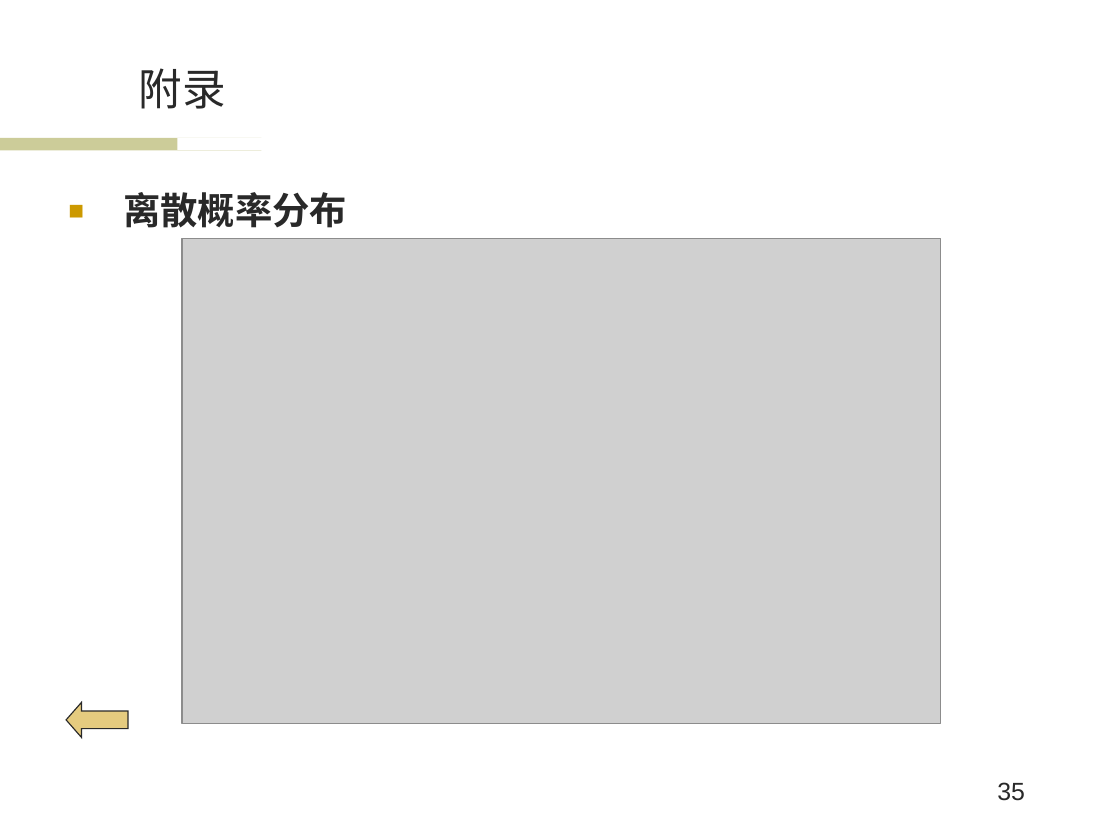
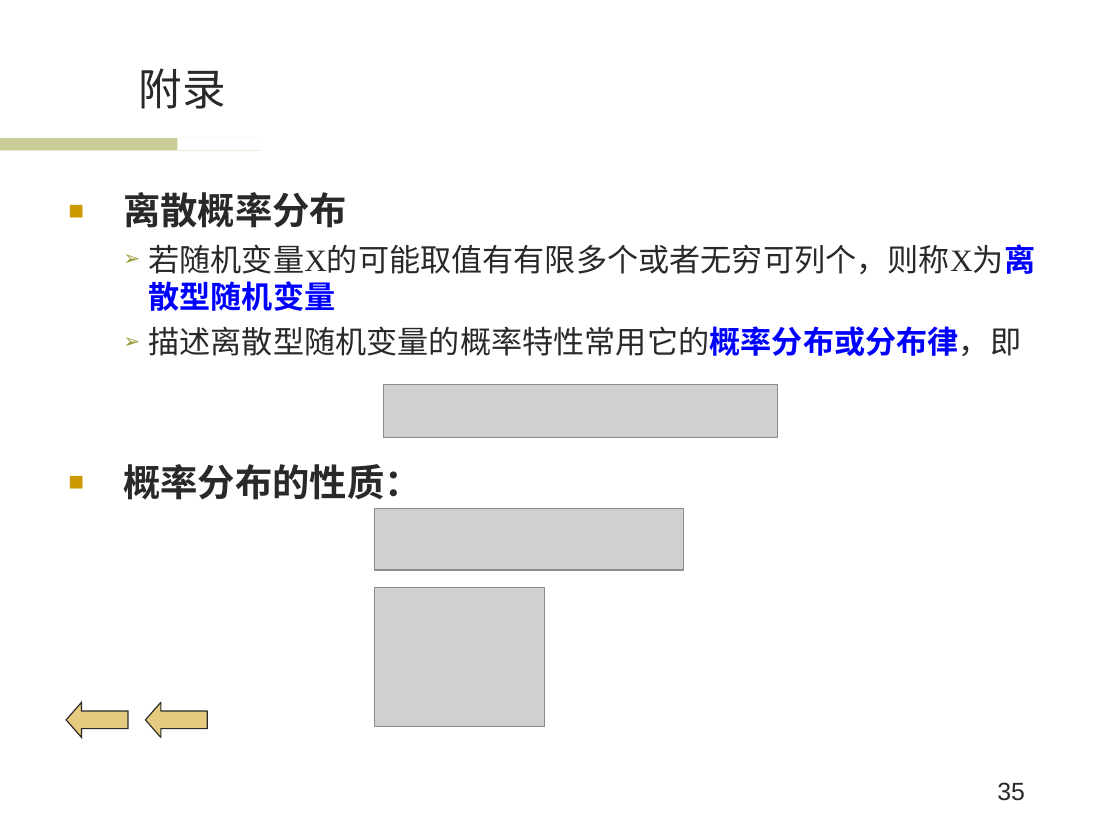
Before and after one commit to wwssttt/NJUThesis, a slide deck: slide 35 of ppt/一种基于时间序列分析的个性化音乐推荐系统及其实现.ppt. Drawn at 1120x840 pixels with LibreOffice and Linux fonts; fonts in the diff are those of the drawing; grey boxes stand for pictures; background and template pictures are left out. Boxes give left, top, right and bottom in pixels: in the first picture for what was removed or moved away, otherwise in the second. Text is boxed around its words. In the diff, an @@ line names an element or a change of style, - is before the commit and + after.

Commit message:
ppt5.2

```diff
--- a/ppt/一种基于时间序列分析的个性化音乐推荐系统及其实现.ppt
+++ b/ppt/一种基于时间序列分析的个性化音乐推荐系统及其实现.ppt
@@ text at (123,244,1035,500): paragraphs added @@
+  ➢ 若随机变量X的可能取值有有限多个或者无穷可列个，则称X为离散型随机变量
+  ➢ 描述离散型随机变量的概率特性常用它的概率分布或分布律，即
+■ 概率分布的性质：
@@ picture: place and size @@
-picture at (183,239,941,724)
+picture at (384,385,778,438)
@@ picture added at (375,508,684,570) @@
@@ picture added at (375,588,545,727) @@
@@ left arrow added at (146,702,207,737), fill #CC9900 at 50% opacity, outline #292929 0.74 pt @@
```
